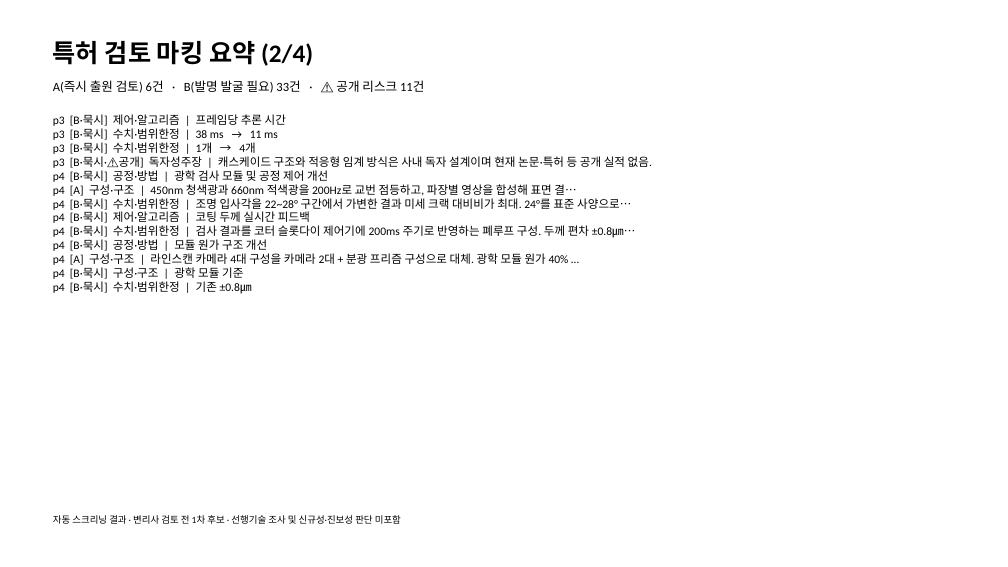
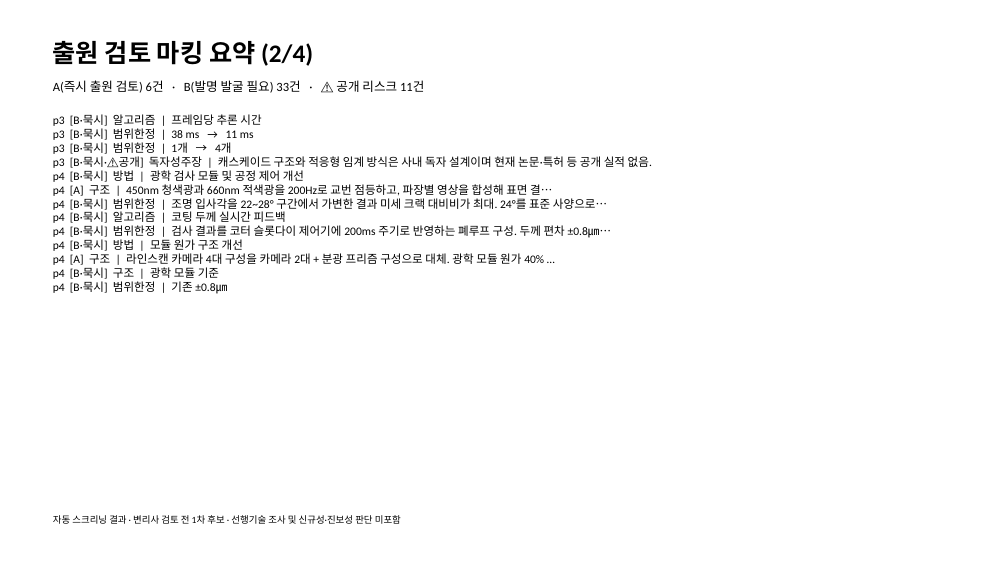
Before and after one commit to HyungKim/patent-marker, a slide deck: slide 7 of samples/회사보고자료_예시_마킹결과.pptx. Drawn at 1008x567 pixels with LibreOffice and Linux fonts; fonts in the diff are those of the drawing. Boxes give left, top, right and bottom in pixels: in the first picture for what was removed or moved away, otherwise in the second. Text is boxed around its words. In the diff, an @@ line names an element or a change of style, - is before the commit and + after.

```diff
--- a/samples/회사보고자료_예시_마킹결과.pptx
+++ b/samples/회사보고자료_예시_마킹결과.pptx
@@ text at bbox=[53, 41, 313, 66]: text changed @@
-특허 검토 마킹 요약 (2/4)
+출원 검토 마킹 요약 (2/4)
@@ text at bbox=[53, 114, 261, 154]: text changed @@
-p3 [B·묵시] 제어·알고리즘 | 프레임당 추론 시간
-p3 [B·묵시] 수치·범위한정 | 38 ms → 11 ms
-p3 [B·묵시] 수치·범위한정 | 1개 → 4개
+p3 [B·묵시] 알고리즘 | 프레임당 추론 시간
+p3 [B·묵시] 범위한정 | 38 ms → 11 ms
+p3 [B·묵시] 범위한정 | 1개 → 4개
@@ text at bbox=[53, 170, 612, 294]: text changed @@
-p4 [B·묵시] 공정·방법 | 광학 검사 모듈 및 공정 제어 개선
-p4 [A] 구성·구조 | 450nm 청색광과 660nm 적색광을 200Hz로 교번 점등하고, 파장별 영상을 합성해 표면 결…
-p4 [B·묵시] 수치·범위한정 | 조명 입사각을 22~28° 구간에서 가변한 결과 미세 크랙 대비비가 최대. 24°를 표준 사양으로…
-p4 [B·묵시] 제어·알고리즘 | 코팅 두께 실시간 피드백
-p4 [B·묵시] 수치·범위한정 | 검사 결과를 코터 슬롯다이 제어기에 200ms 주기로 반영하는 폐루프 구성. 두께 편차 ±0.8㎛…
-p4 [B·묵시] 공정·방법 | 모듈 원가 구조 개선
-p4 [A] 구성·구조 | 라인스캔 카메라 4대 구성을 카메라 2대 + 분광 프리즘 구성으로 대체. 광학 모듈 원가 40% …
-p4 [B·묵시] 구성·구조 | 광학 모듈 기준
-p4 [B·묵시] 수치·범위한정 | 기존 ±0.8㎛
+p4 [B·묵시] 방법 | 광학 검사 모듈 및 공정 제어 개선
+p4 [A] 구조 | 450nm 청색광과 660nm 적색광을 200Hz로 교번 점등하고, 파장별 영상을 합성해 표면 결…
+p4 [B·묵시] 범위한정 | 조명 입사각을 22~28° 구간에서 가변한 결과 미세 크랙 대비비가 최대. 24°를 표준 사양으로…
+p4 [B·묵시] 알고리즘 | 코팅 두께 실시간 피드백
+p4 [B·묵시] 범위한정 | 검사 결과를 코터 슬롯다이 제어기에 200ms 주기로 반영하는 폐루프 구성. 두께 편차 ±0.8㎛…
+p4 [B·묵시] 방법 | 모듈 원가 구조 개선
+p4 [A] 구조 | 라인스캔 카메라 4대 구성을 카메라 2대 + 분광 프리즘 구성으로 대체. 광학 모듈 원가 40% …
+p4 [B·묵시] 구조 | 광학 모듈 기준
+p4 [B·묵시] 범위한정 | 기존 ±0.8㎛
```
Also in this commit, not shown: 8 other slides changed.
